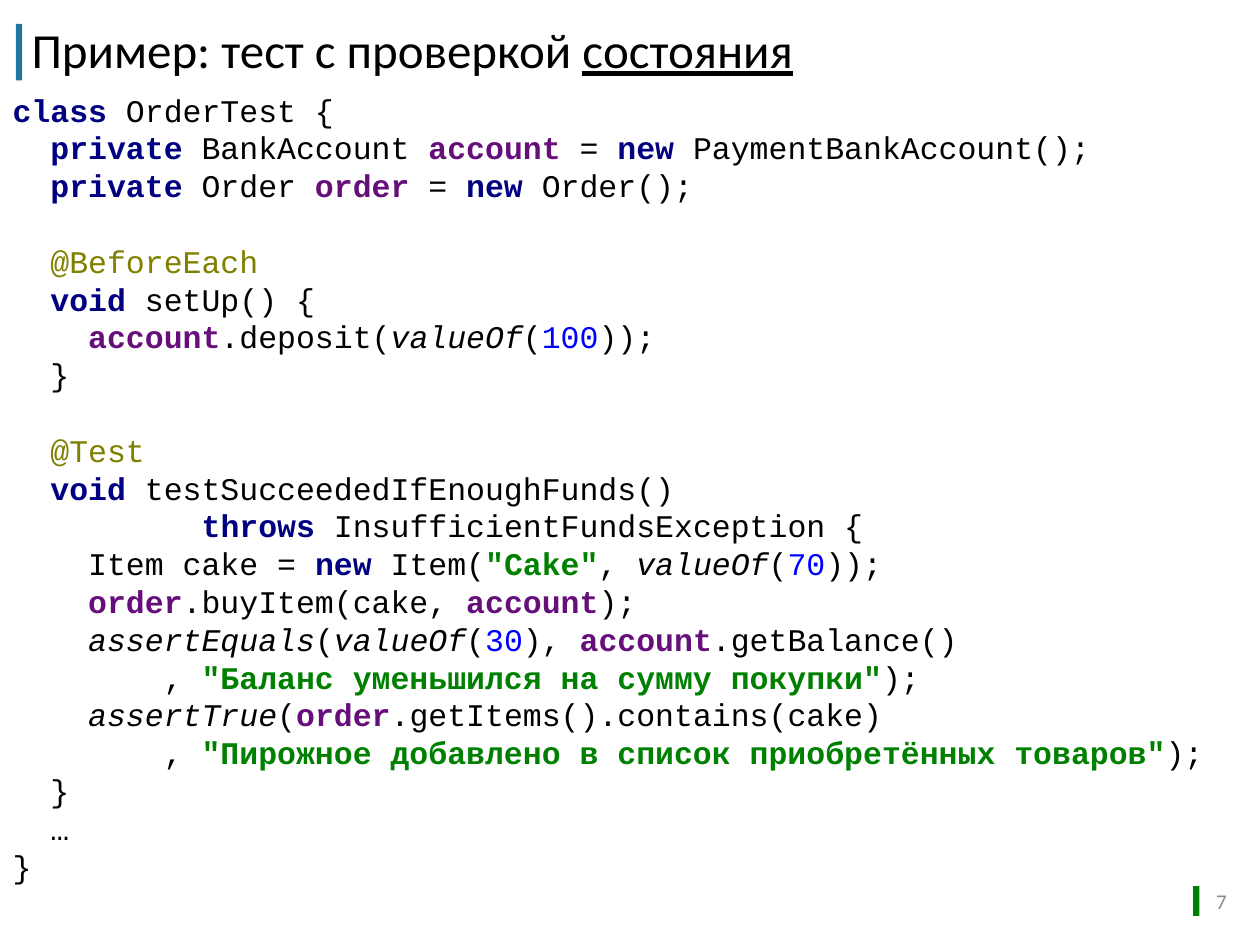
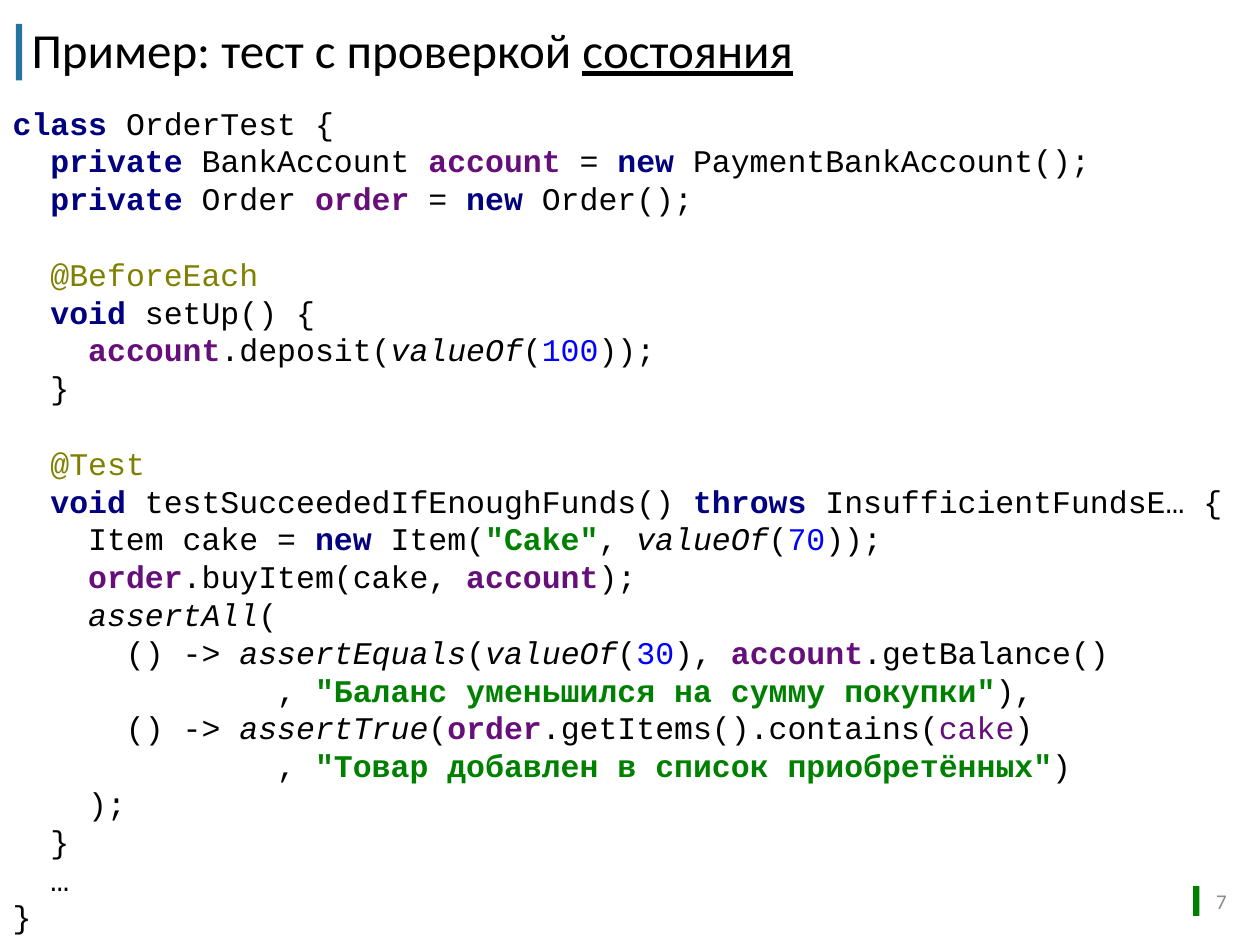
Before and after one commit to sbtqa/tutorials, a slide deck: slide 7 of automationqa-course/11.advanced/mockito/1.What is mockito/Зачем нужен mockito.pptx. Drawn at 1260x945 pixels with LibreOffice and Linux fonts; fonts in the diff are those of the drawing; background and template pictures are left out. Boxes give left, top, right and bottom in pixels: in the first picture for what was removed or moved away, otherwise in the second. Text is boxed around its words. In the diff, an @@ line names an element or a change of style, - is before the commit and + after.

Commit message:
assertAll в презентации

```diff
--- a/automationqa-course/11.advanced/mockito/1.What is mockito/Зачем нужен mockito.pptx
+++ b/automationqa-course/11.advanced/mockito/1.What is mockito/Зачем нужен mockito.pptx
@@ text at box(13, 112, 1184, 784): text changed @@
-class OrderTest {
-private BankAccount account = new PaymentBankAccount();
-private Order order = new Order();
-@BeforeEach
-void setUp() {
-account.deposit(valueOf(100));
-}
-@Test
-void testSucceededIfEnoughFunds()
-throws InsufficientFundsException {
-Item cake = new Item("Cake", valueOf(70));
-order.buyItem(cake, account);
-assertEquals(valueOf(30), account.getBalance()
-, "Баланс уменьшился на сумму покупки");
-assertTrue(order.getItems().contains(cake)
-, "Пирожное добавлено в список приобретённых товаров");
-}
-…
-}
+class OrderTest {
+private BankAccount account = new PaymentBankAccount();
+private Order order = new Order();
+@BeforeEach
+void setUp() {
+account.deposit(valueOf(100));
+}
+@Test
+void testSucceededIfEnoughFunds() throws InsufficientFundsE… {
+Item cake = new Item("Cake", valueOf(70));
+order.buyItem(cake, account);
+assertAll(
+() -> assertEquals(valueOf(30), account.getBalance()
+, "Баланс уменьшился на сумму покупки"),
+() -> assertTrue(order.getItems().contains(cake)
+, "Товар добавлен в список приобретённых")
+);
+}
+…
+}
```
Also in this commit, not shown: 3 other slides changed, 1 other file.
